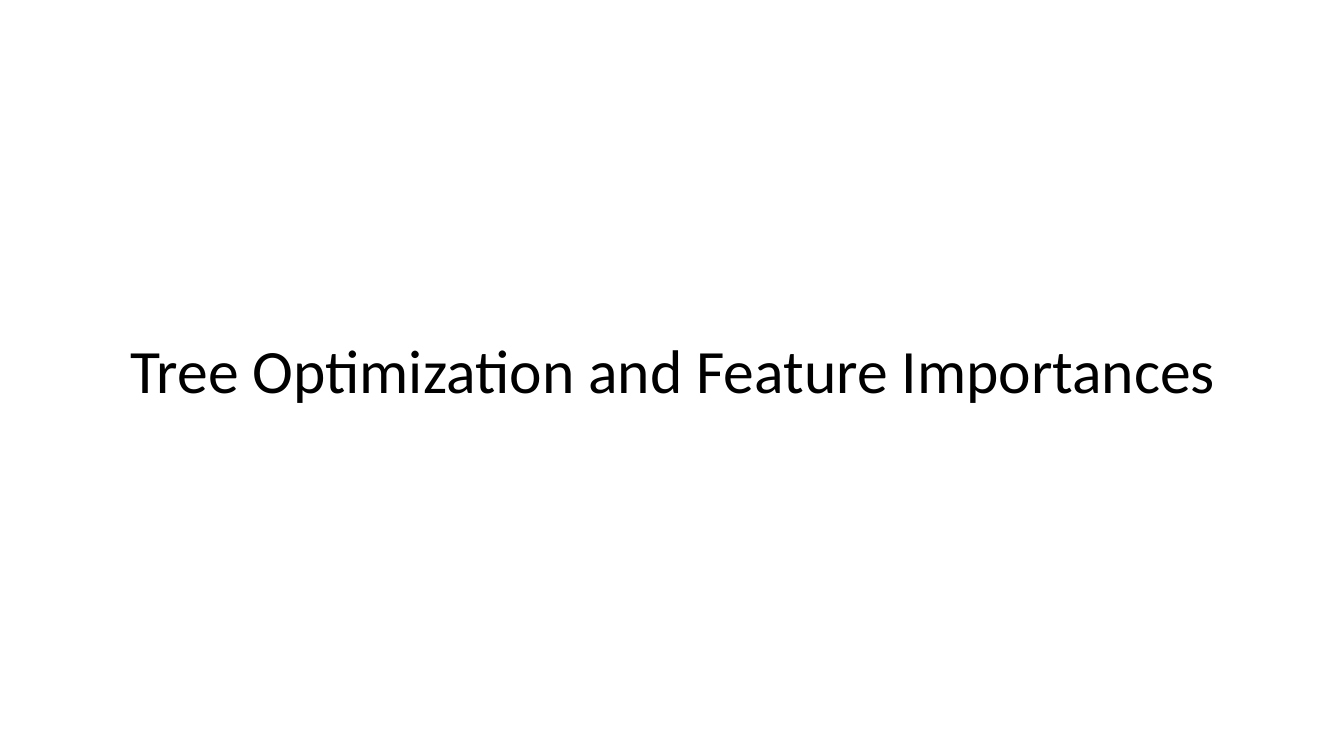
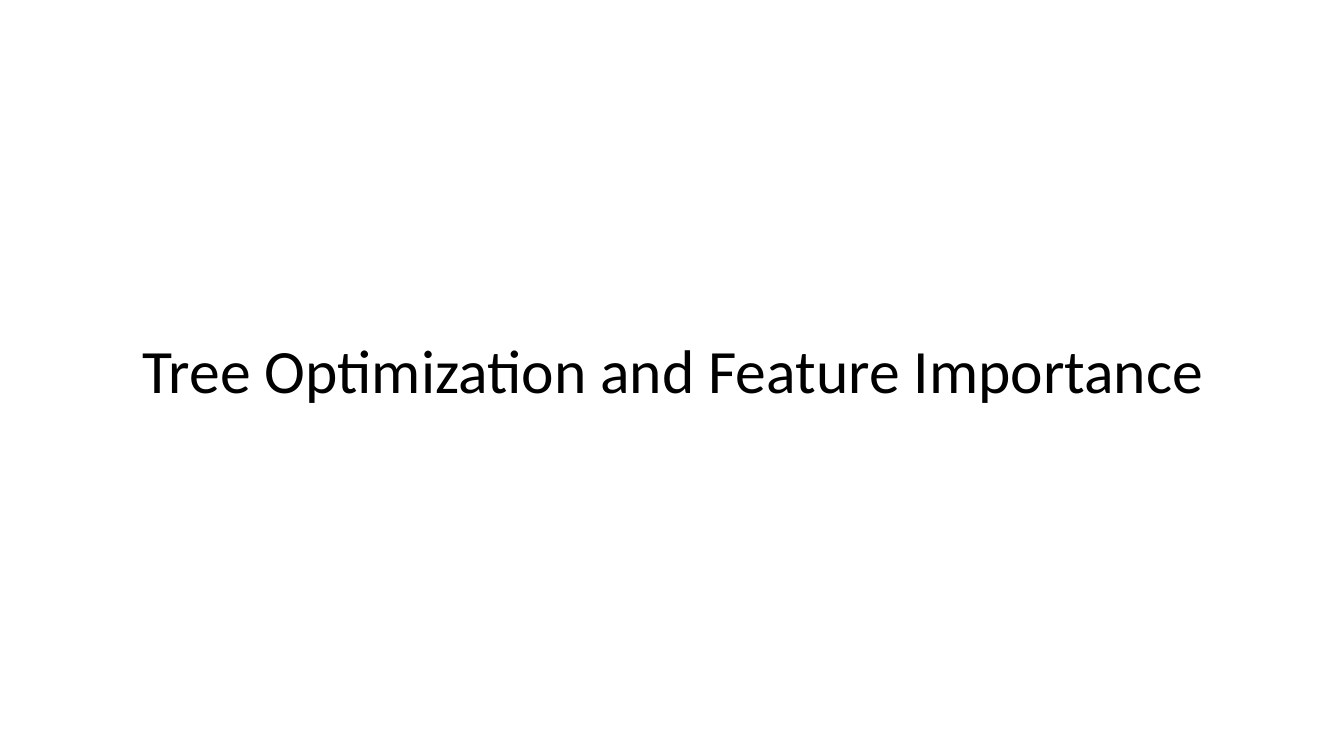
Before and after one commit to silburt/RF_DeepDive, a slide deck: slide 23 of presentation.pptx (slide 22 before the commit). Drawn at 1344x756 pixels with LibreOffice and Linux fonts; fonts in the diff are those of the drawing. Boxes give left, top, right and bottom in pixels: in the first picture for what was removed or moved away, otherwise in the second. Text is boxed around its words. In the diff, an @@ line names an element or a change of style, - is before the commit and + after.

```diff
--- a/presentation.pptx
+++ b/presentation.pptx
@@ title at [143, 350, 1203, 403]: text changed @@
-Tree Optimization and Feature Importances
+Tree Optimization and Feature Importance
```
Also in this commit, not shown: 1 other slide changed, 1 slide added.
